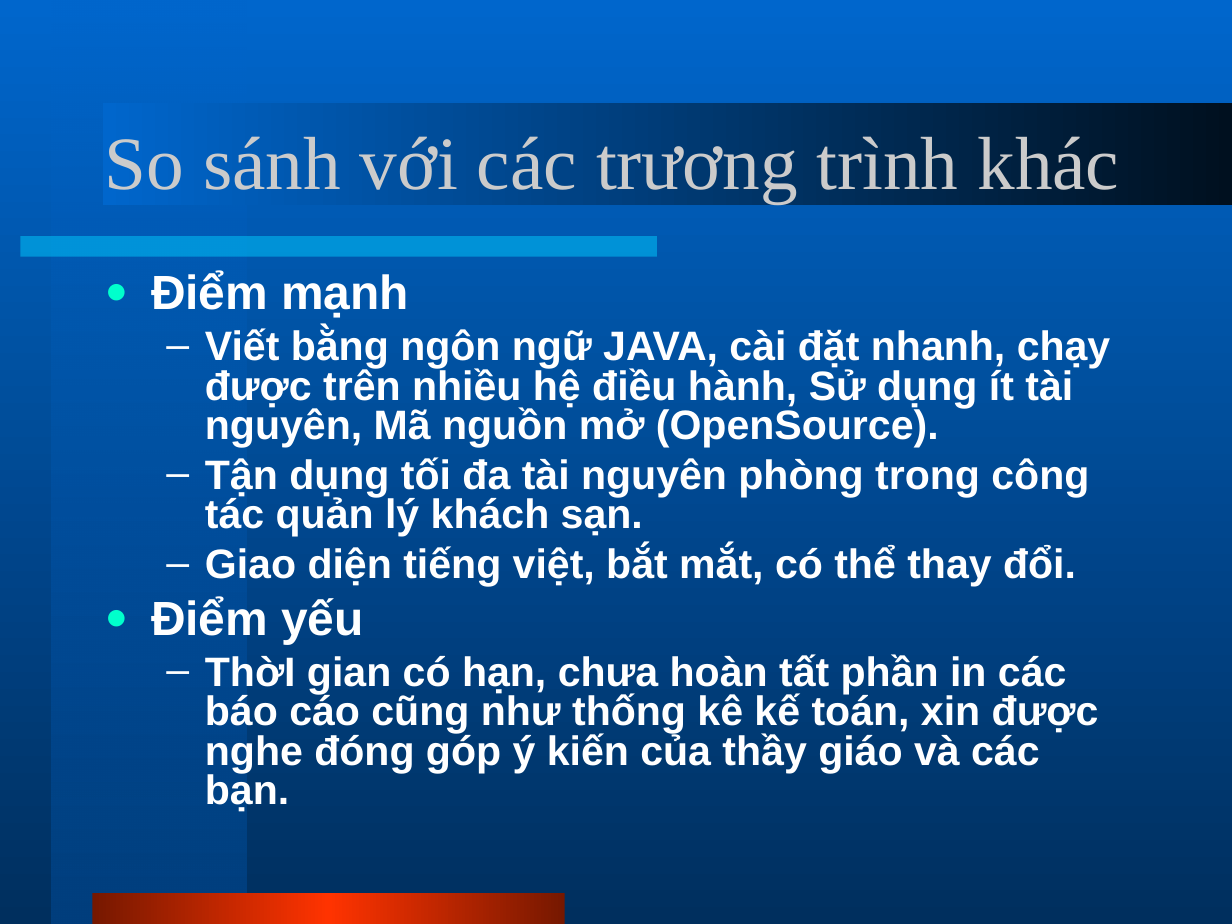
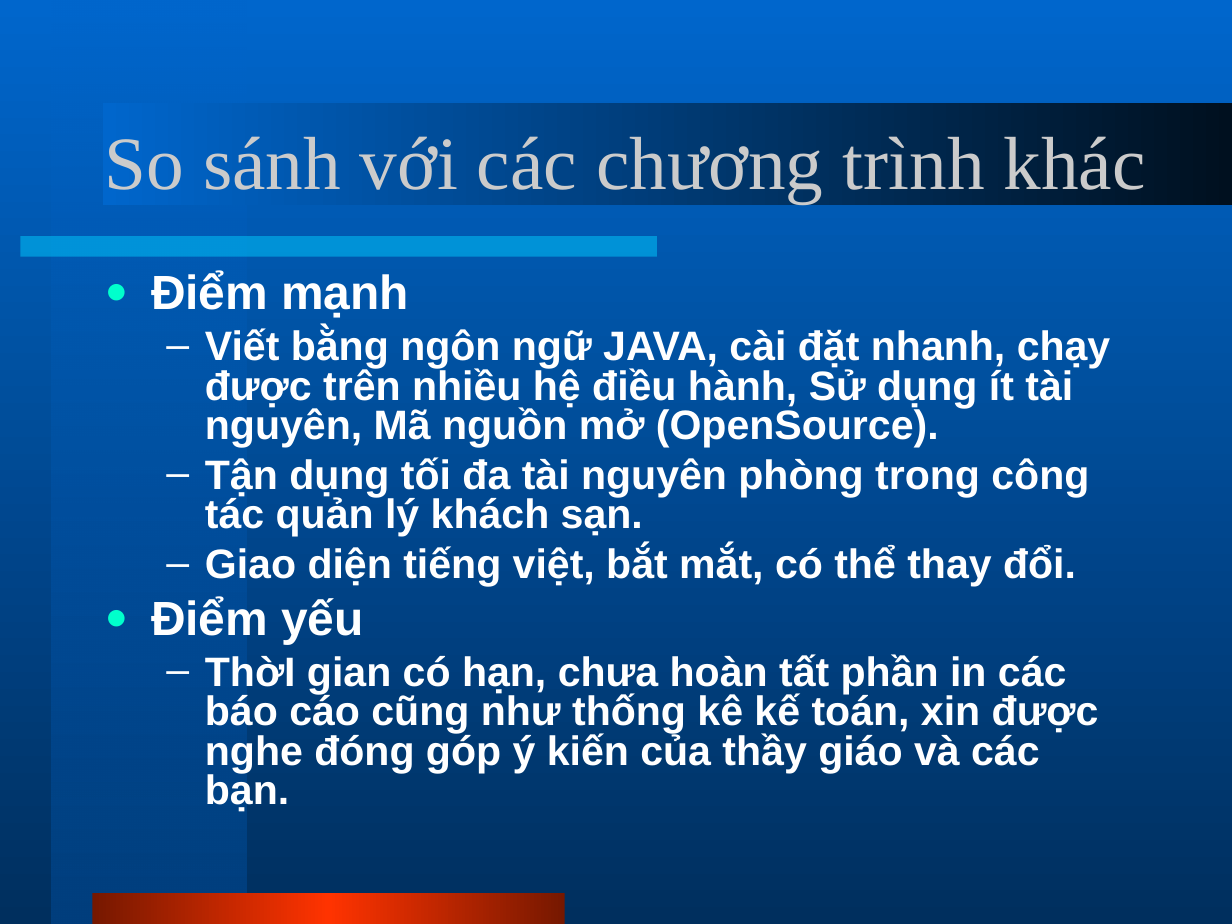
Before and after one commit to phamtuanchip/PHS, a slide deck: slide 4 of Documents/slides.ppt. Drawn at 1232x924 pixels with LibreOffice and Linux fonts; fonts in the diff are those of the drawing. Boxes give left, top, right and bottom in pixels: in the first picture for what was removed or moved away, otherwise in the second. Text is boxed around its words. In the diff, an @@ line names an element or a change of style, - is before the commit and + after.

```diff
--- a/Documents/slides.ppt
+++ b/Documents/slides.ppt
@@ title at [105, 136, 1146, 203]: text changed @@
-So sánh với các trương trình khác
+So sánh với các chương trình khác
```
Also in this commit, not shown: 6 other slides changed, 1 slide added, 1 slide removed.
